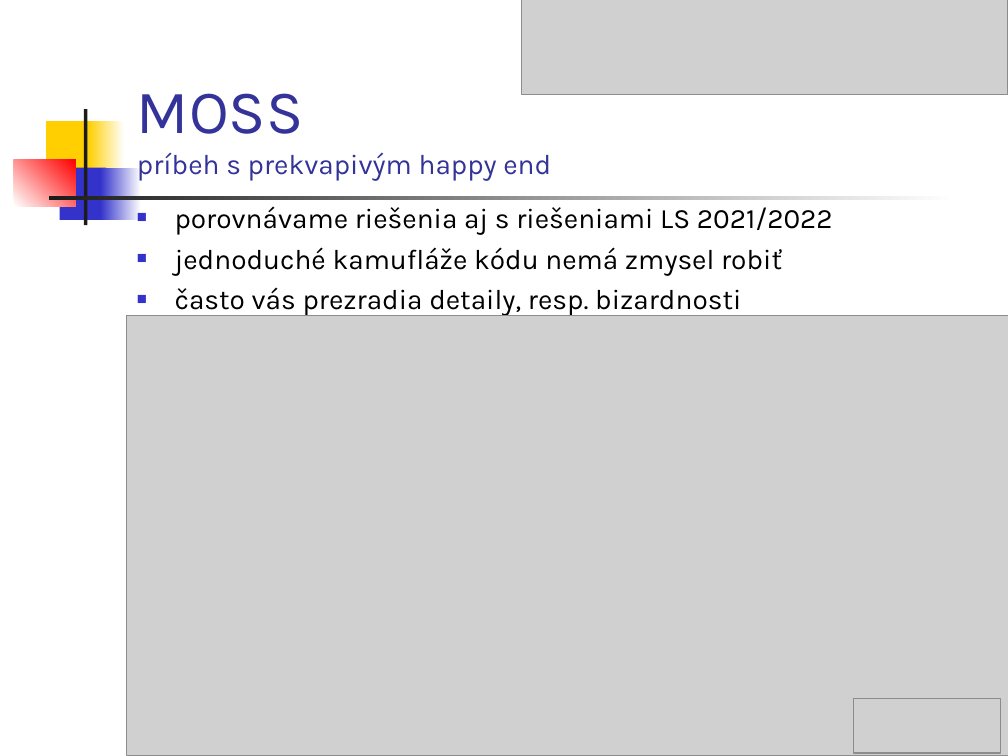
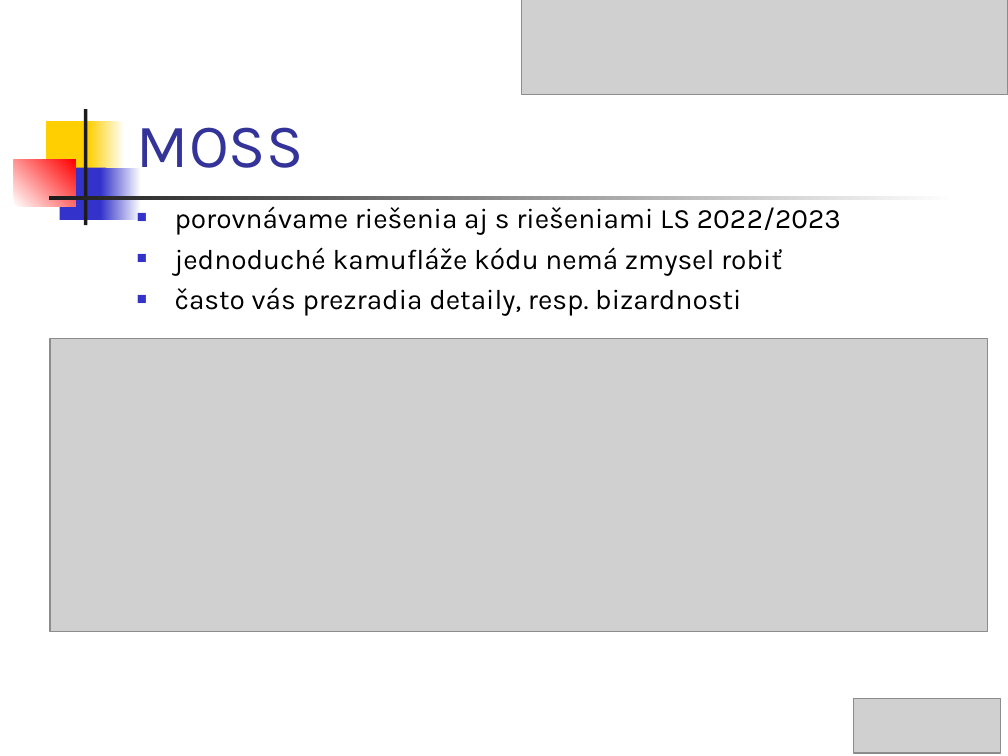
Before and after one commit to Programovanie4/Prednasky, a slide deck: slide 5 of 02/02_java.ppt. Drawn at 1008x756 pixels with LibreOffice and Linux fonts; fonts in the diff are those of the drawing; grey boxes stand for pictures. Boxes give left, top, right and bottom in pixels: in the first picture for what was removed or moved away, otherwise in the second. Text is boxed around its words. In the diff, an @@ line names an element or a change of style, - is before the commit and + after.

```diff
--- a/02/02_java.ppt
+++ b/02/02_java.ppt
@@ title at (x1=137, y1=127, x2=303, y2=168): text changed; size 20 to 44 pt @@
-MOSS
-príbeh s prekvapivým happy end
+MOSS
@@ text at (x1=175, y1=207, x2=841, y2=235): text changed @@
-■ porovnávame riešenia aj s riešeniami LS 2021/2022
+■ porovnávame riešenia aj s riešeniami LS 2022/2023
@@ picture resized from (x1=127, y1=316, x2=1008, y2=756) to (x1=50, y1=339, x2=988, y2=632) @@
```
Also in this commit, not shown: 5 other slides changed, 4 slides added, 1 slide removed, 1 other file.
